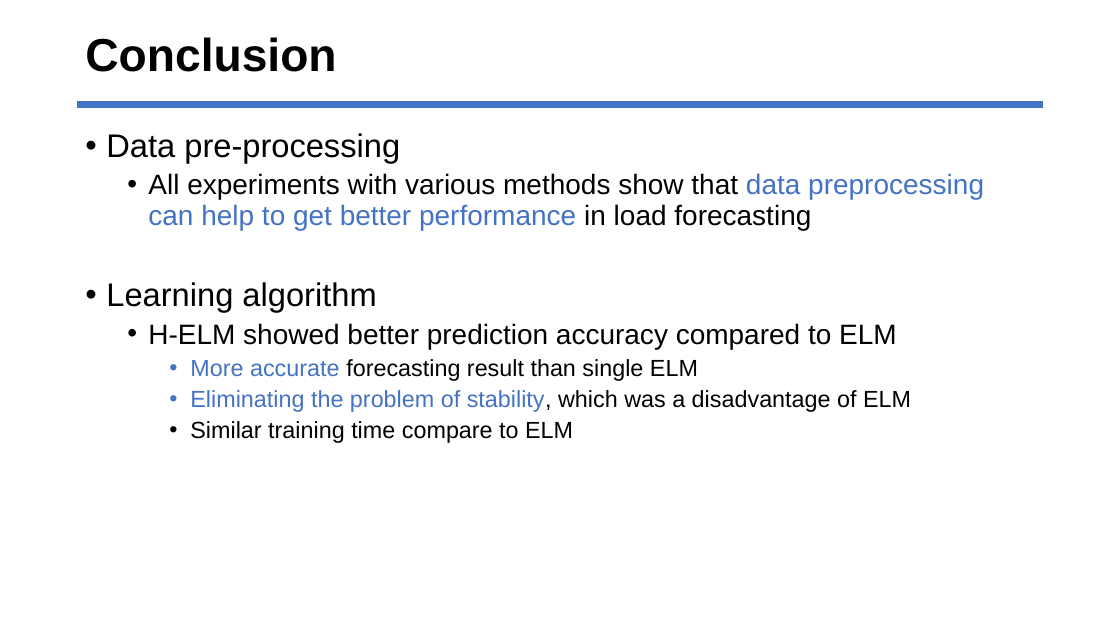
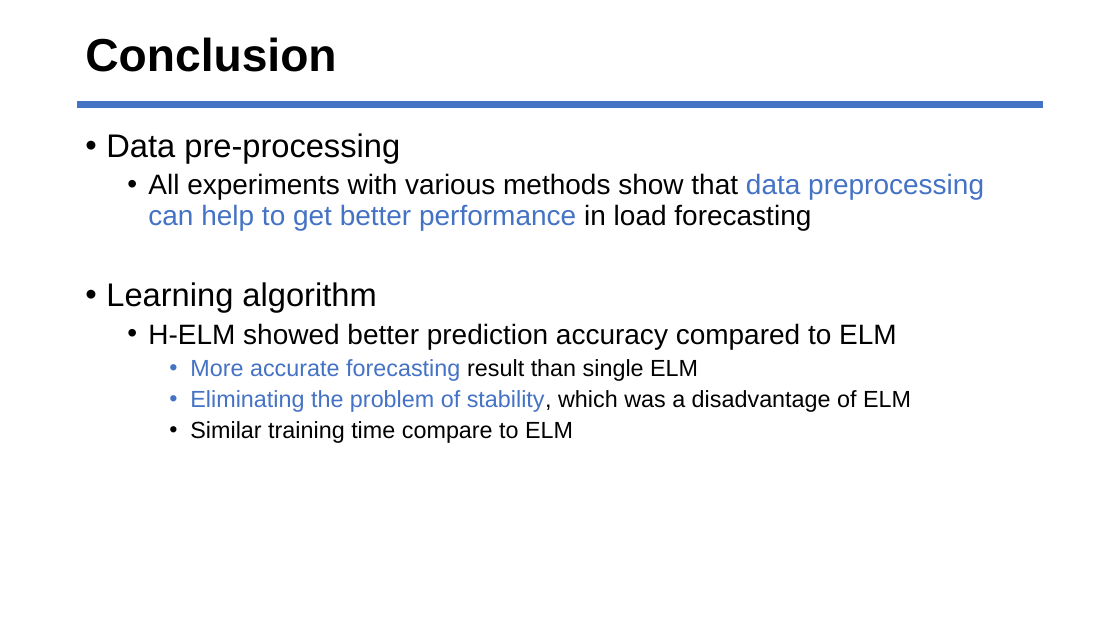
Before and after one commit to jhyun0919/STLF_of_Australian_NEM_by_H-ELM, a slide deck: slide 31 of ppt_slides/prepare_ELM2017_26MAY2017.pptx. Drawn at 1120x630 pixels with LibreOffice and Linux fonts; fonts in the diff are those of the drawing. Boxes give left, top, right and bottom in pixels: in the first picture for what was removed or moved away, otherwise in the second. Text is boxed around its words. In the diff, an @@ line names an element or a change of style, - is before the commit and + after.

```diff
--- a/ppt_slides/prepare_ELM2017_26MAY2017.pptx
+++ b/ppt_slides/prepare_ELM2017_26MAY2017.pptx
@@ text at (190,359,698,381): text colour #000000 to #4472C4 in "forecasting" @@
```
Also in this commit, not shown: 8 other slides changed.
